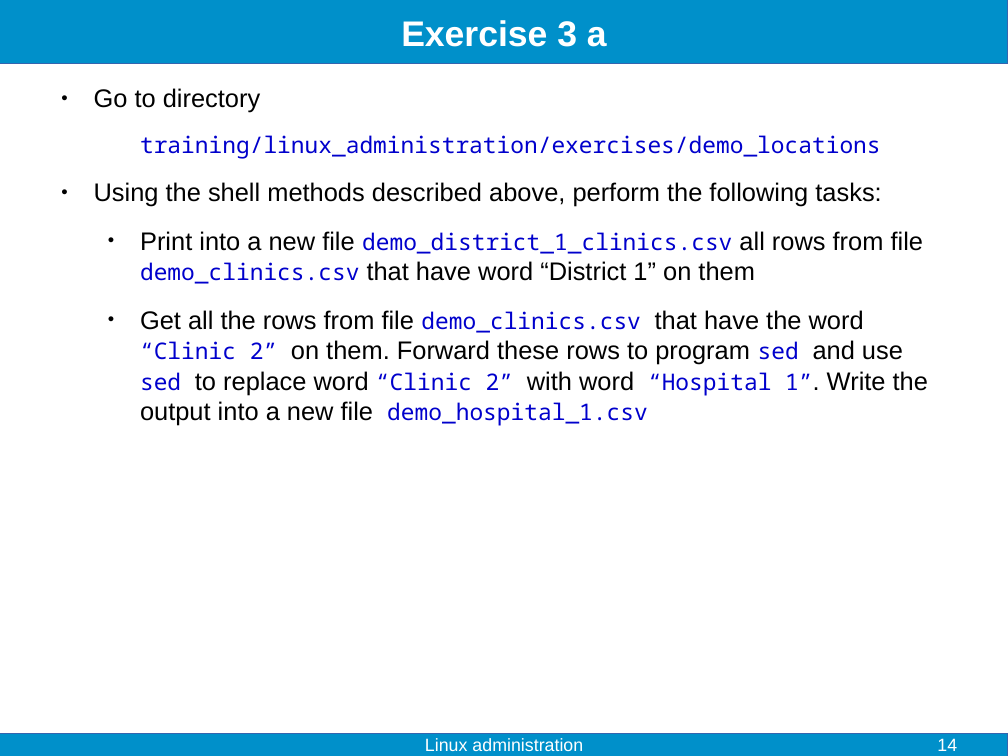
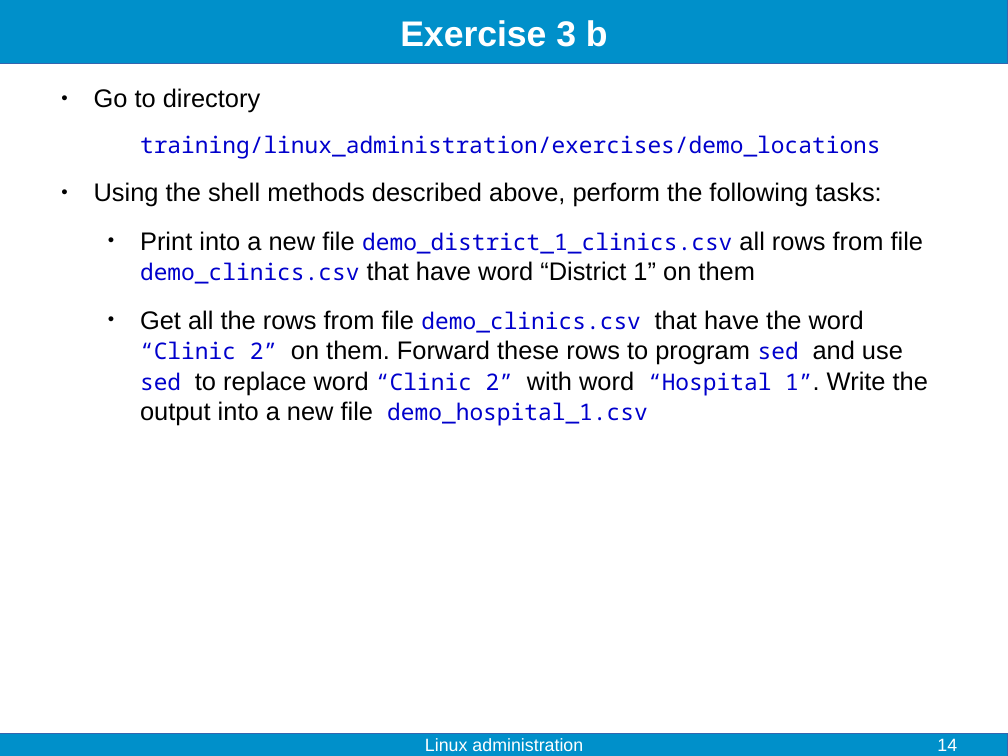
Before and after one commit to fjelltopp/training, a slide deck: slide 14 of linux_administration/linux_administration.odp. Drawn at 1008x756 pixels with LibreOffice and Linux fonts; fonts in the diff are those of the drawing. Boxes give left, top, right and bottom in pixels: in the first picture for what was removed or moved away, otherwise in the second. Text is boxed around its words. In the diff, an @@ line names an element or a change of style, - is before the commit and + after.

```diff
--- a/linux_administration/linux_administration.odp
+++ b/linux_administration/linux_administration.odp
@@ title at (x1=400, y1=20, x2=608, y2=47): text changed @@
-Exercise 3 a
+Exercise 3 b
```
Also in this commit, not shown: 3 other slides changed, 1 other file.
